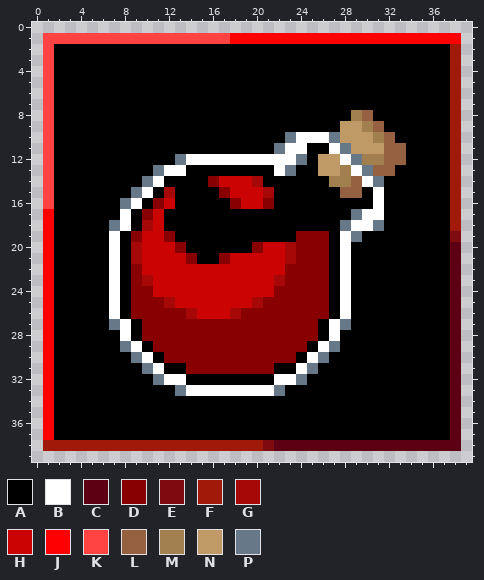
Two states of a pixel-art sprite, RogueNaraka/Assets/Sprites/Item/item_redPotion.png. Above is the file before it was changed.
The file is 40x40 pixels.
Palette (. is transparent): A #000000  B #ffffff  C #5e0014  D #880000  E #7e0c0e  F #a11908  G #a60808  H #cc0303  J #ff0000  K #ff4343  L #956141  M #a27f4e  N #bf9a66  P #677888
Pixels before, first column x 1:
 1 KKKKKKKKKKKKKKKKKJJJJJJJJJJJJJJJJJJJJJ
 2 KAAAAAAAAAAAAAAAAAAAAAAAAAAAAAAAAAAAAF
 3 KAAAAAAAAAAAAAAAAAAAAAAAAAAAAAAAAAAAAF
 4 KAAAAAAAAAAAAAAAAAAAAAAAAAAAAAAAAAAAAF
 5 KAAAAAAAAAAAAAAAAAAAAAAAAAAAAAAAAAAAAF
 6 KAAAAAAAAAAAAAAAAAAAAAAAAAAAAAAAAAAAAF
 7 KAAAAAAAAAAAAAAAAAAAAAAAAAAAAAAAAAAAAF
 8 KAAAAAAAAAAAAAAAAAAAAAAAAAAAMLAAAAAAAF
 9 KAAAAAAAAAAAAAAAAAAAAAAAAAANNMLAAAAAAF
10 KAAAAAAAAAAAAAAAAAAAAAPBBBPNNNMLAAAAAF
11 KAAAAAAAAAAAAAAAAAAAAPBBAABPNNNLLAAAAF
12 KAAAAAAAAAAAPBBBBBBBBBBPANNBPMMLLAAAAF
13 KAAAAAAAAAPBBAAAAAAAABPAANNMBPLLAAAAAF
14 KAAAAAAAAPBAAAADHHHGAAAAAAMMLBPAAAAAAF
15 KAAAAAAAPBAGAAAADHHHGAAAAAALLABAAAAAAF
16 KAAAAAAPBADHAAAAADHHDAAAAAAAAABAAAAAAF
17 JAAAAAABADHAAAAAAAAAAAAAAAAAPBBAAAAAAF
18 JAAAAAPBAGHAAAAAAAAAAAAAAAAPBBPAAAAAAF
19 JAAAAABADHHDAAAAAAAAAAADDDABPAAAAAAAAE
20 JAAAAABAGHHHDAAAAAADHHGDDDABAAAAAAAAAC
21 JAAAAABAGHHHHDAADHHHHHGDDDABAAAAAAAAAC
22 JAAAAABADHHHHHHHHHHHHHDDDDABAAAAAAAAAC
23 JAAAAABADGHHHHHHHHHHHGDDDDABAAAAAAAAAC
24 JAAAAABADDHHHHHHHHHHHDDDDDABAAAAAAAAAC
25 JAAAAABADDDGHHHHHHHGDDDDDDABAAAAAAAAAC
26 JAAAAABADDDDDGHHHGDDDDDDDDABAAAAAAAAAC
27 JAAAAAPBADDDDDDDDDDDDDDDDABPAAAAAAAAAC
28 JAAAAAABADDDDDDDDDDDDDDDDABAAAAAAAAAAC
29 JAAAAAAPBADDDDDDDDDDDDDDABPAAAAAAAAAAC
30 JAAAAAAAPBADDDDDDDDDDDDABPAAAAAAAAAAAC
31 JAAAAAAAAPBAADDDDDDDDAABPAAAAAAAAAAAAC
32 JAAAAAAAAAPBBAAAAAAAABBPAAAAAAAAAAAAAC
33 JAAAAAAAAAAAPBBBBBBBBPAAAAAAAAAAAAAAAC
34 JAAAAAAAAAAAAAAAAAAAAAAAAAAAAAAAAAAAAC
35 JAAAAAAAAAAAAAAAAAAAAAAAAAAAAAAAAAAAAC
36 JAAAAAAAAAAAAAAAAAAAAAAAAAAAAAAAAAAAAC
37 JAAAAAAAAAAAAAAAAAAAAAAAAAAAAAAAAAAAAC
38 FFFFFFFFFFFFFFFFFFFFECCCCCCCCCCCCCCCCC
The result:
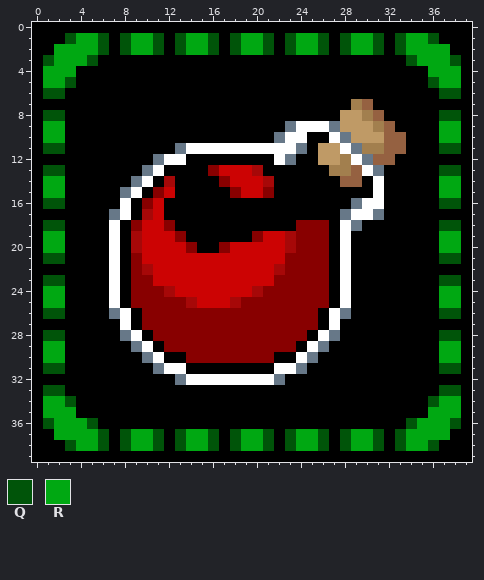
Colours new in this view: Q #005409  R #00a812
Edits made:
y 0: x 0..39 ........................................ -> AAAAAAAAAAAAAAAAAAAAAAAAAAAAAAAAAAAAAAAA
y 1: x 0..39 .KKKKKKKKKKKKKKKKKJJJJJJJJJJJJJJJJJJJJJ. -> AAAQRRQAQRRQAQRRQAQRRQAQRRQAQRRQAQRRQAAA
y 2: x 0..6 .KAAAAA -> AARRRRQ; x 8..11 AAAA -> QRRQ; x 13..16 AAAA -> QRRQ; x 18..21 AAAA -> QRRQ; x 23..26 AAAA -> QRRQ; x 28..31 AAAA -> QRRQ; x 33..39 AAAAAF. -> QRRRRAA
y 3: x 0..5 .KAAAA -> AQRRRQ; x 34..39 AAAAF. -> QRRRQA
y 4: x 0..3 .KAA -> ARRR; x 36..39 AAF. -> RRRA
y 5: x 0..3 .KAA -> ARRQ; x 36..39 AAF. -> QRRA
y 6: x 0..2 .KA -> AQQ; x 37..39 AF. -> QQA
y 7: x 0..1 .K -> AA; x 29..30 AA -> ML; x 38..39 F. -> AA
y 8: x 0..2 .KA -> AQQ; x 28..31 AMLA -> NNML; x 37..39 AF. -> QQA
y 9: x 0..2 .KA -> ARR; x 23..27 AAAAA -> PBBBP; x 30..32 MLA -> NML; x 37..39 AF. -> RRA
y 10: x 0..2 .KA -> ARR; x 22..23 AP -> PB; x 25..28 BBPN -> AABP; x 31 M -> N; x 33 A -> L; x 37..39 AF. -> RRA
y 11: x 0..2 .KA -> AQQ; x 13..22 AAAAAAAAAP -> PBBBBBBBBB; x 24 B -> P; x 26..31 ABPNNN -> NNBPMM; x 37..39 AF. -> QQA
y 12: x 0..1 .K -> AA; x 11..21 AAPBBBBBBBB -> PBBAAAAAAAA; x 23..24 BP -> PA; x 28..31 BPMM -> MBPL; x 33 L -> A; x 38..39 F. -> AA
y 13: x 0..2 .KA -> AQQ; x 10..13 APBB -> PBAA; x 16..20 AAAAA -> DHHHG; x 22..23 BP -> AA; x 26..27 NN -> AM; x 29..32 BPLL -> LBPA; x 37..39 AF. -> QQA
y 14: x 0..2 .KA -> ARR; x 9..12 APBA -> PBAG; x 16..17 DH -> AD; x 20..21 GA -> HG; x 27..28 MM -> AL; x 30..31 BP -> AB; x 37..39 AF. -> RRA
y 15: x 0..2 .KA -> ARR; x 8..12 APBAG -> PBADH; x 17..18 DH -> AD; x 21 G -> D; x 28..29 LL -> AA; x 37..39 AF. -> RRA
y 16: x 0..2 .KA -> AQQ; x 8..12 PBADH -> BADHA; x 18..21 DHHD -> AAAA; x 29..30 AA -> PB; x 37..39 AF. -> QQA
y 17: x 0..1 .J -> AA; x 7 A -> P; x 10 D -> G; x 28..29 AP -> PB; x 31 B -> P; x 38..39 F. -> AA
y 18: x 0..2 .JA -> AQQ; x 7..10 PBAG -> BADH; x 12 A -> D; x 24..26 AAA -> DDD; x 28..31 PBBP -> BPAA; x 37..39 AF. -> QQA
y 19: x 0..2 .JA -> ARR; x 9 D -> G; x 12..13 DA -> HD; x 20..23 AAAA -> DHHG; x 29 P -> A; x 37..39 AE. -> RRA
y 20: x 0..2 .JA -> ARR; x 13..14 DA -> HD; x 17..20 AAAD -> DHHH; x 37..39 AC. -> RRA
y 21: x 0..2 .JA -> AQQ; x 9 G -> D; x 14..17 DAAD -> HHHH; x 23 G -> D; x 37..39 AC. -> QQA
y 22: x 0..1 .J -> AA; x 10 H -> G; x 22 H -> G; x 38..39 C. -> AA
y 23: x 0..2 .JA -> AQQ; x 10 G -> D; x 22 G -> D; x 37..39 AC. -> QQA
y 24: x 0..2 .JA -> ARR; x 11..12 HH -> DG; x 20..21 HH -> GD; x 37..39 AC. -> RRA
y 25: x 0..2 .JA -> ARR; x 12..14 GHH -> DDG; x 18..20 HHG -> GDD; x 37..39 AC. -> RRA
y 26: x 0..2 .JA -> AQQ; x 7..9 BAD -> PBA; x 14..18 GHHHG -> DDDDD; x 26..28 DAB -> ABP; x 37..39 AC. -> QQA
y 27: x 0..1 .J -> AA; x 7 P -> A; x 28 P -> A; x 38..39 C. -> AA
y 28: x 0..2 .JA -> AQQ; x 8..10 BAD -> PBA; x 25..27 DAB -> ABP; x 37..39 AC. -> QQA
y 29: x 0..2 .JA -> ARR; x 8..11 PBAD -> APBA; x 24..27 DABP -> ABPA; x 37..39 AC. -> RRA
y 30: x 0..2 .JA -> ARR; x 9..13 PBADD -> APBAA; x 22..26 DDABP -> AABPA; x 37..39 AC. -> RRA
y 31: x 0..2 .JA -> AQQ; x 10..25 PBAADDDDDDDDAABP -> APBBAAAAAAAABBPA; x 37..39 AC. -> QQA
y 32: x 0..1 .J -> AA; x 11..24 PBBAAAAAAAABBP -> AAPBBBBBBBBPAA; x 38..39 C. -> AA
y 33: x 0..2 .JA -> AQQ; x 13..22 PBBBBBBBBP -> AAAAAAAAAA; x 37..39 AC. -> QQA
y 34: x 0..3 .JAA -> ARRQ; x 36..39 AAC. -> QRRA
y 35: x 0..3 .JAA -> ARRR; x 36..39 AAC. -> RRRA
y 36: x 0..5 .JAAAA -> AQRRRQ; x 34..39 AAAAC. -> QRRRQA
y 37: x 0..6 .JAAAAA -> AARRRRQ; x 8..11 AAAA -> QRRQ; x 13..16 AAAA -> QRRQ; x 18..21 AAAA -> QRRQ; x 23..26 AAAA -> QRRQ; x 28..31 AAAA -> QRRQ; x 33..39 AAAAAC. -> QRRRRAA
y 38: x 0..39 .FFFFFFFFFFFFFFFFFFFFECCCCCCCCCCCCCCCCC. -> AAAQRRQAQRRQAQRRQAQRRQAQRRQAQRRQAQRRQAAA
y 39: x 0..39 ........................................ -> AAAAAAAAAAAAAAAAAAAAAAAAAAAAAAAAAAAAAAAA
Where, in picture pixels (left, top, right, bottom), the same in both pictures:
changed: (32, 22, 472, 462)
